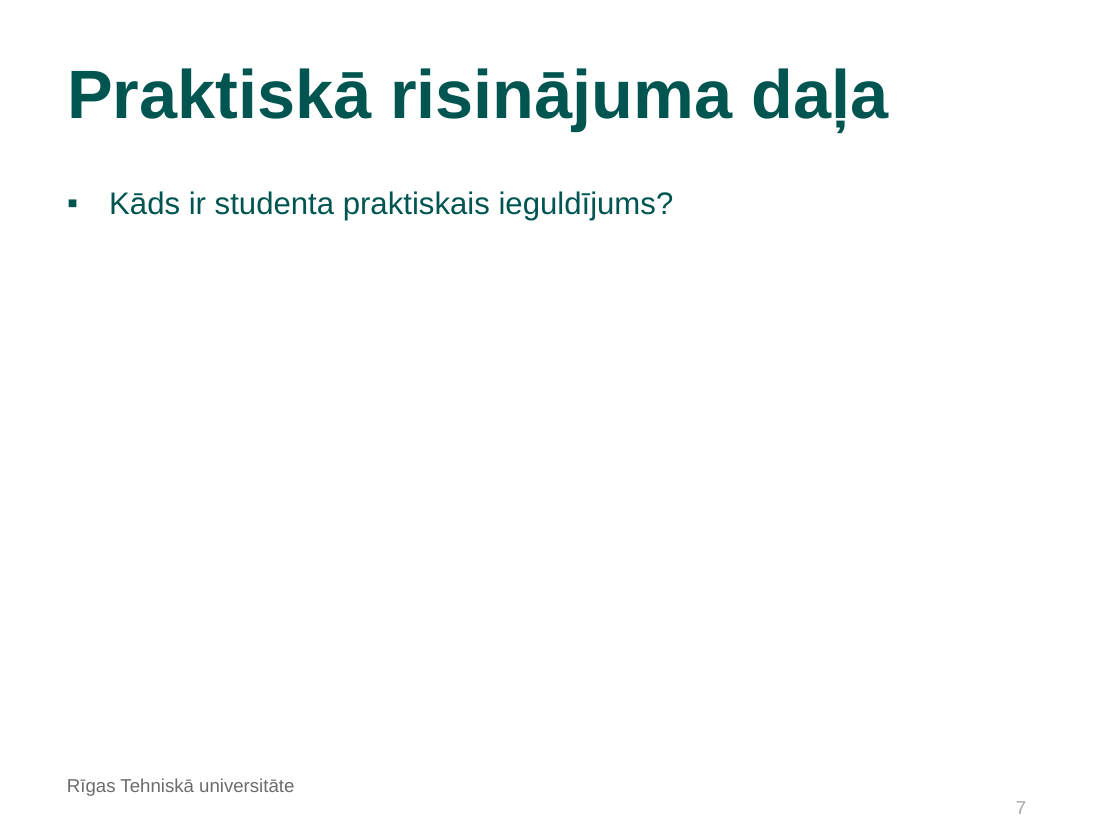
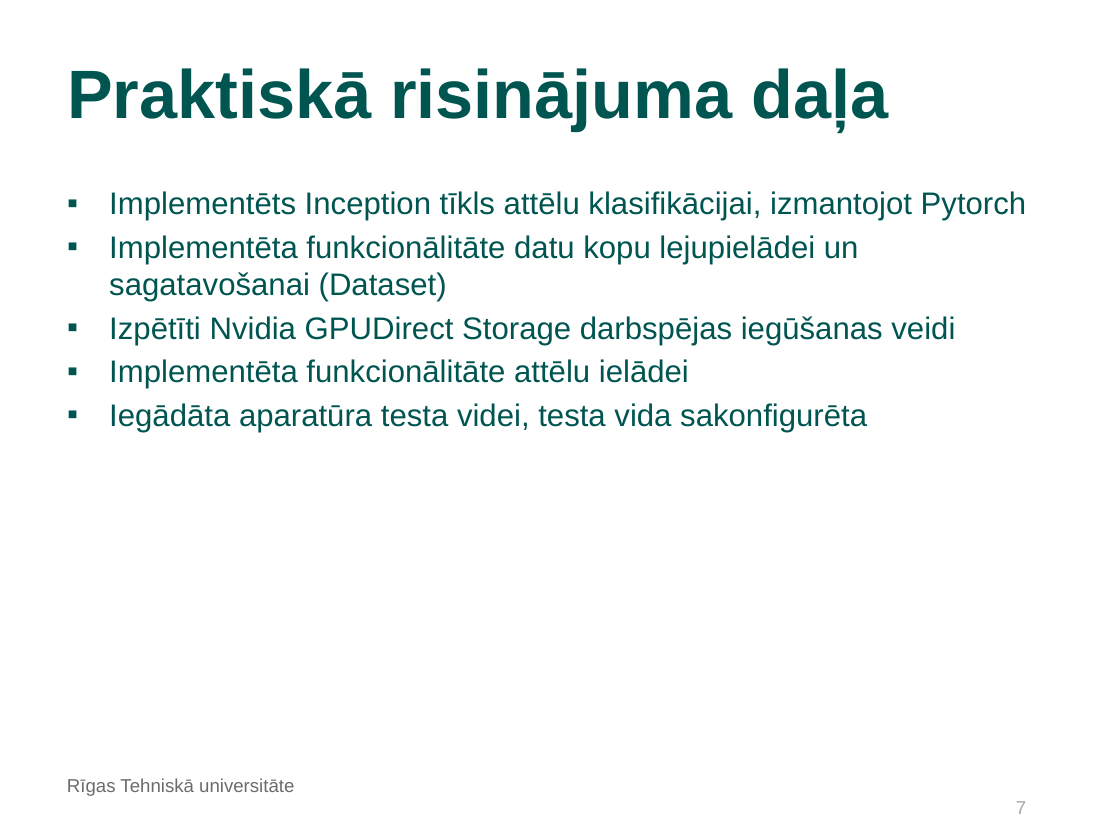
Before and after one commit to kamikaze/rtu-bachelor-tasks, a slide deck: slide 7 of docs/Šablons_Bakalaura_darba_priekšaizstāvēšanai.odp. Drawn at 1120x840 pixels with LibreOffice and Linux fonts; fonts in the diff are those of the drawing; background and template pictures are left out. Boxes give left, top, right and bottom in pixels: in the first picture for what was removed or moved away, otherwise in the second. Text is boxed around its words. In the diff, an @@ line names an element or a change of style, - is before the commit and + after.

```diff
--- a/docs/Šablons_Bakalaura_darba_priekšaizstāvēšanai.odp
+++ b/docs/Šablons_Bakalaura_darba_priekšaizstāvēšanai.odp
@@ text at (109,191,1027,432): text changed @@
-▪ Kāds ir studenta praktiskais ieguldījums?
+▪ Implementēts Inception tīkls attēlu klasifikācijai, izmantojot Pytorch
+▪ Implementēta funkcionālitāte datu kopu lejupielādei un sagatavošanai (Dataset)
+▪ Izpētīti Nvidia GPUDirect Storage darbspējas iegūšanas veidi
+▪ Implementēta funkcionālitāte attēlu ielādei
+▪ Iegādāta aparatūra testa videi, testa vida sakonfigurēta
```
Also in this commit, not shown: 8 other slides changed, 2 slides added, 2 slides removed, 26 other files.
